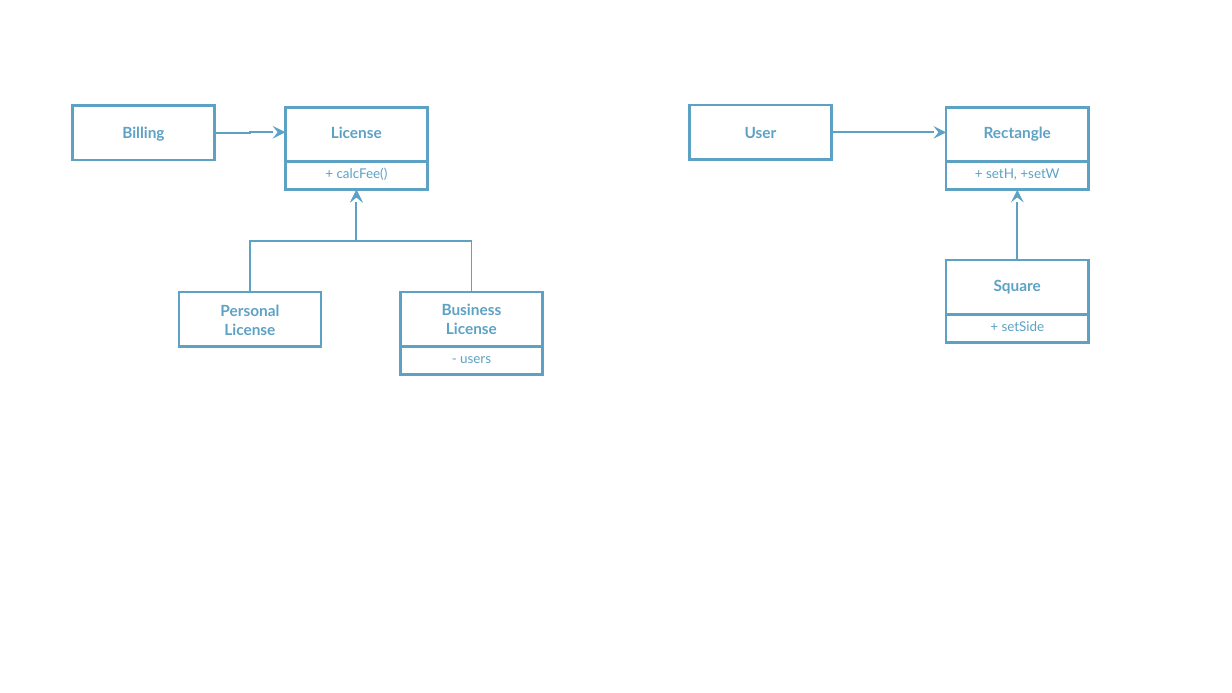
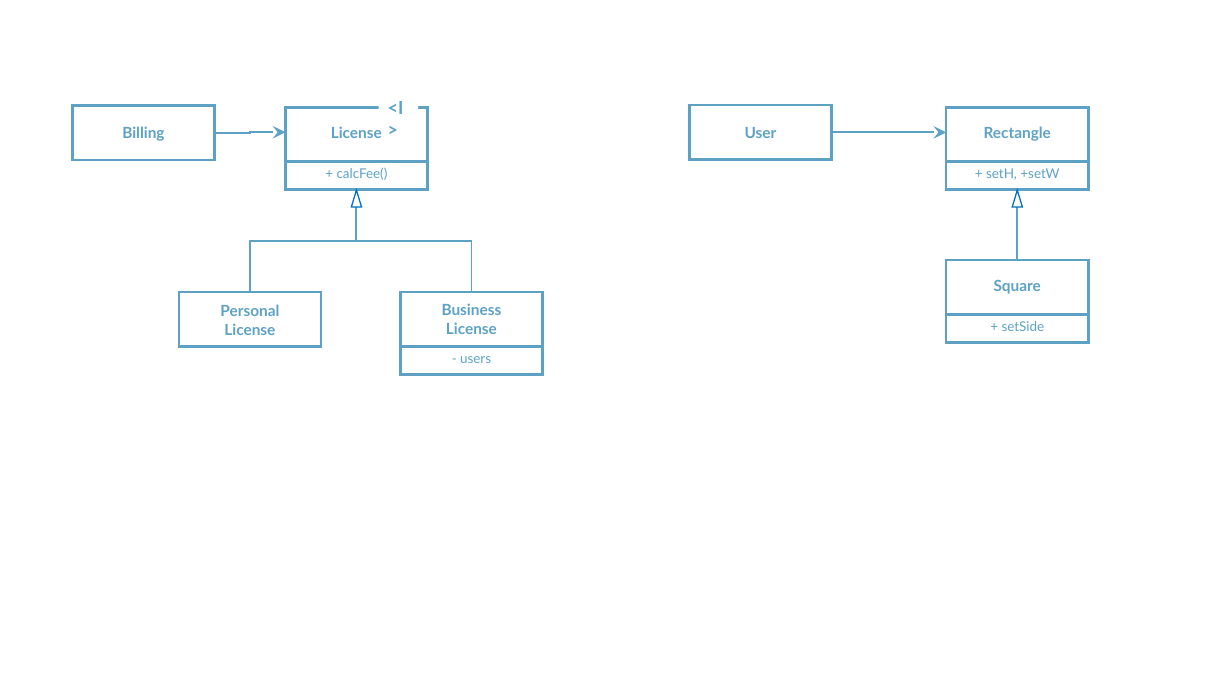
Before and after one commit to rudaks-han/book-summary, a slide deck: slide 5 of Clean Architecture/ref/클린아키텍처.pptx (slide 4 before the commit). Drawn at 1232x693 pixels with LibreOffice and Linux fonts; fonts in the diff are those of the drawing. Boxes give left, top, right and bottom in pixels: in the first picture for what was removed or moved away, otherwise in the second. Text is boxed around its words. In the diff, an @@ line names an element or a change of style, - is before the commit and + after.

```diff
--- a/Clean Architecture/ref/클린아키텍처.pptx
+++ b/Clean Architecture/ref/클린아키텍처.pptx
@@ text added at (388,101,404,114), 14 pt, text #5DA2C5, bold @@
+<I>
@@ elbow arrow (250, 292) - (357, 189): elbow arrow to elbow line @@
@@ triangle added at (351,190,361,207), fill #FFFFFF, outline #0070C0 1 pt @@
@@ elbow arrow (471, 292) - (357, 189): elbow arrow to elbow line @@
@@ triangle added at (1012,190,1022,207), fill #FFFFFF, outline #0070C0 1 pt @@
@@ arrow (1018, 260) - (1018, 189): arrow to line @@
```
Also in this commit, not shown: 7 other slides changed, 1 slide added, 48 other files.
